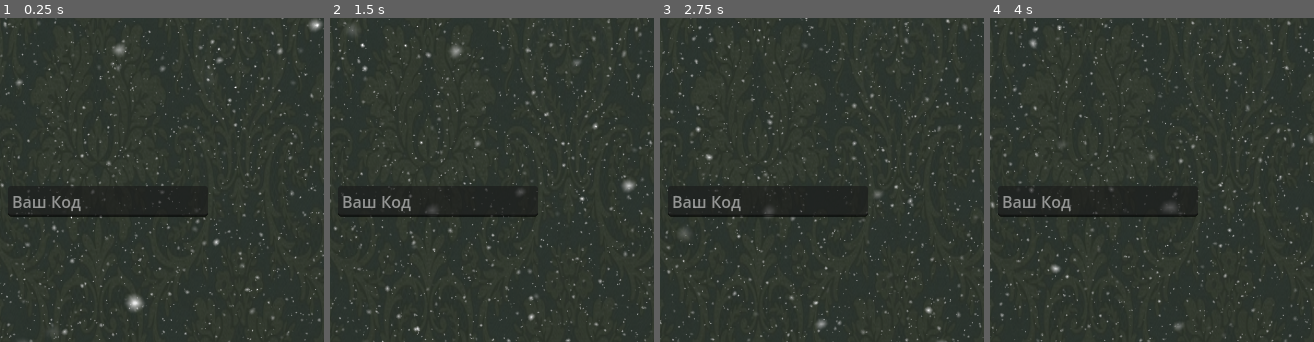
Above: before the commit, frames 1-4 (left to right).
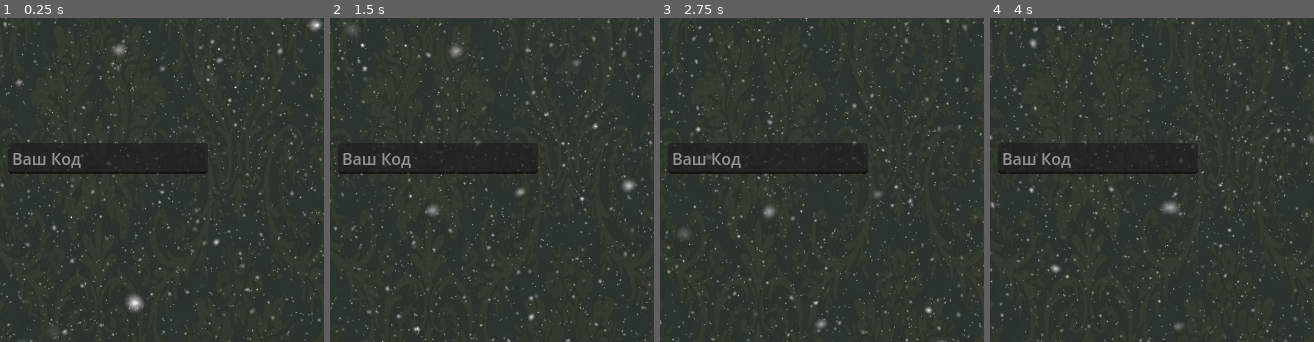
Above: after the commit, the same moments.

Repository: SumZbrod/SocKapitalGD
Game: Godot game, scene res://scene/main.tscn
The game is run twice, just before and just after one commit, with the same random seed, the same clock (stepped at 60 frames per second) and the same inputs.
Inputs (mouse positions are % of the whole screen's width and height, from its top left):
- Up to frame 1 (0.25 s): no input
- Up to frame 2 (1.5 s): tap Enter at 0.5 s; move the mouse to (72, 45) at 0.52 s; tap 1 at 0.6 s; click (72, 45) at 0.67 s; tap Space at 0.77 s; drag from (30, 55) to (45, 70) at 1.27 s
- Up to frame 3 (2.75 s): move the mouse to (60, 28) at 2.02 s; tap K at 2.1 s
- Up to frame 4 (4 s): drag from (45, 70) to (20, 35) at 2.77 s; move the mouse to (80, 65) at 3.52 s; hold S from 3.53 s (still down); tap F at 3.6 s; tap Space at 3.77 s
The pictures show only the part of the screen within x 33-83%, y 46-96%; the shares and areas given below are measured in that part.

The runs differ from the first frame. In frame 1, 2.1% of the frame differs, in the area x 2-65%, y 38-62%; in frame 2, 2.3%; in frame 3, 2.2%; in frame 4, 2.5%.

Commit message:
input field

Diff:
--- a/scene/main.tscn
+++ b/scene/main.tscn
@@ -76,6 +76,11 @@
 grow_horizontal = 2
 grow_vertical = 0
 
+[node name="InputField" type="LineEdit" parent="VBox"]
+custom_minimum_size = Vector2(200, 0)
+layout_mode = 2
+placeholder_text = "Ваш Код"
+
 [node name="HSlider" type="HSlider" parent="VBox"]
 visible = false
 custom_minimum_size = Vector2(300, 0)
@@ -86,11 +91,6 @@
 [node name="MessageLabel" type="Label" parent="VBox"]
 layout_mode = 2
 theme_override_font_sizes/font_size = 28
-
-[node name="InputField" type="LineEdit" parent="VBox"]
-custom_minimum_size = Vector2(200, 0)
-layout_mode = 2
-placeholder_text = "Ваш Код"
 
 [node name="NextButton" type="Button" parent="VBox"]
 visible = false
--- a/script/main.gd
+++ b/script/main.gd
@@ -168,6 +168,7 @@
 func _on_next_button_pressed() -> void:
 	clock = 0
 	update_clock()
+	input_field.text = ''
 
 func update_hslider_by_input_field(text: String) -> void:
 	if !text.is_valid_int():
@@ -325,6 +326,14 @@
 		return
 	account.update(my_player_account.get_acc_info(state))
 
+func change_input_visibility_if_possible(val:bool) -> void:
+	if my_player_account and my_player_account.is_can_make_request():
+		input_field.visible = val
+		input_field.editable = val
+	else:
+		input_field.visible = false
+		input_field.editable = false
+
 # Меняет отображаемые элеементы на экране
 func _client_change_screen_properties() -> void:
 	_client_update_acc_info()
@@ -341,24 +350,22 @@
 			next_button.disabled = false
 			account.visible = true
 			next_button.visible = true
-			input_field.visible = true
-			input_field.editable = true
+			change_input_visibility_if_possible(true)
 			if my_player_account.rid == -2:
 				voting_container.visible = true
 			else:
 				voting_container.visible = false
-			if my_player_account.rid in [-1, -4]:
+			if my_player_account.is_can_make_request():
+				h_slider.visible = true
+			else:
 				h_slider.visible = false
-			else:
-				h_slider.visible = true
 		PlayerClass.ROLING:
 			clock = wait_time
 			next_button.disabled = false
 			next_button.visible = true
 			voting_container.visible = true
 			account.visible = true
-			input_field.visible = true
-			input_field.editable = true
+			change_input_visibility_if_possible(true)
 			h_slider.visible = true
 		PlayerClass.ROLE_RESULT:
 			clock = small_wait_time
@@ -366,8 +373,7 @@
 			next_button.visible = true
 			voting_container.visible = true
 			account.visible = true
-			input_field.editable = false
-			input_field.visible = false
+			change_input_visibility_if_possible(false)
 			h_slider.visible = false
 		PlayerClass.VOTING:
 			clock = wait_time
@@ -375,24 +381,23 @@
 			next_button.visible = true
 			voting_container.visible = true
 			account.visible = true
-			input_field.editable = true
-			input_field.visible = true
+			change_input_visibility_if_possible(true)
 			h_slider.visible = true
 		PlayerClass.ELIMINATING:
 			next_button.disabled = false
-			input_field.visible = false
+			change_input_visibility_if_possible(false)
 			voting_container.visible = true
 			h_slider.visible = false
 			next_button.visible = false
 		PlayerClass.URAVNILOVKA:
-			input_field.visible = false
+			change_input_visibility_if_possible(false)
 			next_button.disabled = false
 			voting_container.visible = false
 			h_slider.visible = false
 			next_button.visible = false
 		PlayerClass.GAMEEND:
-			input_field.visible = false
 			next_button.disabled = true
+			change_input_visibility_if_possible(false)
 			next_button.visible = false
 			voting_container.visible = true
 			voting_container.disable_accs()
--- a/script/player.gd
+++ b/script/player.gd
@@ -150,3 +150,8 @@
 		res_format.append(role_name)
 	var res := '[{0}] Баланс: {1} Запрос: {2} Получил: {3} Роль: {4}'.format(res_format)
 	return res
+
+func is_can_make_request() -> bool:
+	if rid in [-1, -4]:
+		return false
+	return true
--- a/script/player_list.gd
+++ b/script/player_list.gd
@@ -579,9 +579,7 @@
 	role_player_dict[rid] = pid
 
 func is_can_make_request(pid):
-	if player_dict[pid].rid in [-1, -4]:
-		return false
-	return true
+	return player_dict[pid].is_can_make_request()
 
 func is_gameend() -> bool:
 	var alive_count = get_alive_count()
@@ -659,11 +657,12 @@
 	var c = (sum_balance/2. - mean_balance) / (max_balance_ - mean_balance)
 	if c > 1 or c < 0:
 		push_warning("c should in [0, 1] but equal %d" % c)
+		print("\t\tc should in [0, 1] but equal %d" % c)
 		return
 	for pid in player_dict:
 		if player_dict[pid].alive:
 			var player_balance = player_dict[pid].balance
-			var new_player_balance = int(mean_balance + c*(player_balance-mean_balance))
+			var new_player_balance = (ceili(mean_balance + c*(player_balance-mean_balance)))
 			player_dict[pid].request = 0
 			player_dict[pid].request_result = new_player_balance-player_balance
 			player_dict[pid].balance = new_player_balance
Not shown: 1 places in scene/main.tscn that only renumber resources
